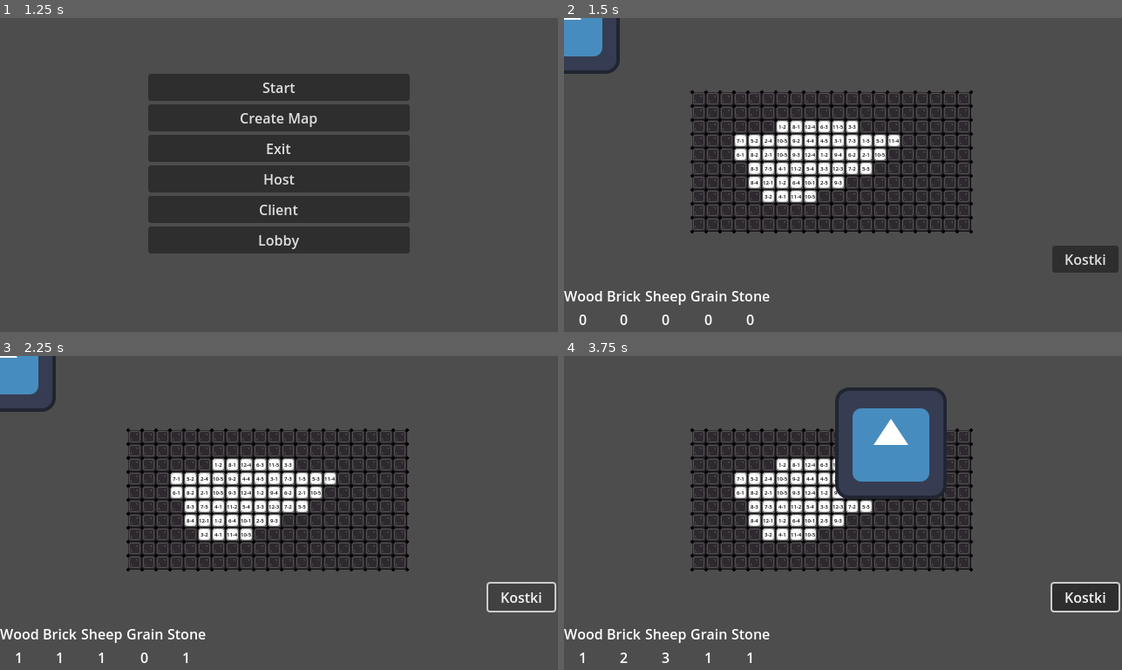
Above: before the commit, frames 1-4 (two rows, left to right).
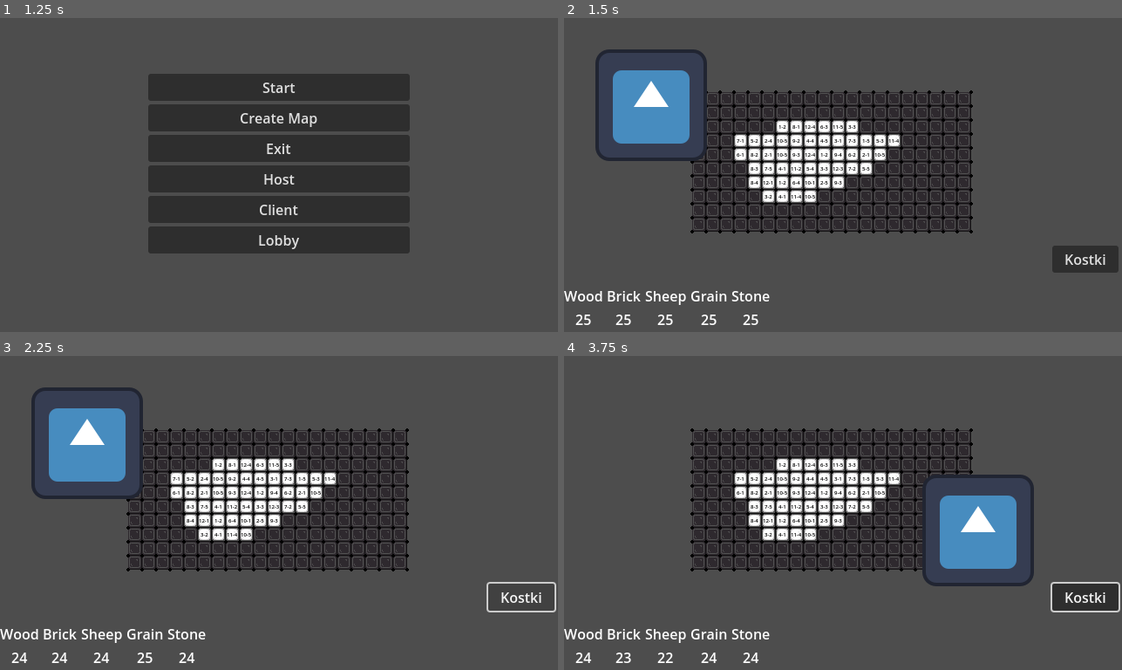
Above: after the commit, the same moments.

Repository: Mori656/Kwadratan
Game: Godot game, scene res://Scenes/Menu.tscn
The game is run twice, just before and just after one commit, with the same random seed, the same clock (stepped at 60 frames per second) and the same inputs. The engine's default icon, where the game draws it, is replaced by a stand-in: a white triangle on a blue panel in a dark square.
Inputs (mouse positions are in pixels of both pictures, inside the frame that each line leads up to):
- Up to frame 1 (1.25 s): click "Start" at 0.5 s
- Up to frame 2 (1.5 s): click "Start" at 1.25 s
- Up to frame 3 (2.25 s): click "Kostki" at 2 s
- Up to frame 4 (3.75 s): tap Enter at 2.75 s; move the mouse to (965, 497) at 2.77 s; hold Right (ui_right) 2.78-3.53 s; click (965, 497) at 2.92 s; move the mouse to (731, 528) at 3.52 s; hold Down (ui_down) from 3.53 s (still down)

Frame 1 is identical in both runs. In frame 2, 5.6% of the frame differs, in the area x 0-35%, y 0-98%; in frame 3, 5.6%; in frame 4, 10%, in the area x 2-85%, y 10-98%.

Commit message:
Poprawienie działania kostek

Diff:
--- a/Scenes/Game.tscn
+++ b/Scenes/Game.tscn
@@ -2,8 +2,8 @@
 
 [ext_resource type="Script" uid="uid://dwasi7octr36h" path="res://Scripts/game.gd" id="1_iukft"]
 [ext_resource type="PackedScene" uid="uid://c14xj5cuf1xce" path="res://Scenes/GameGUI.tscn" id="2_gl6un"]
-[ext_resource type="Script" uid="uid://dp30iiy7ugu3l" path="res://Scripts/inventory.gd" id="3_j5yw3"]
 [ext_resource type="Script" uid="uid://fretbchkvywe" path="res://Scripts/coop_spawner.gd" id="5_b2bpf"]
+[ext_resource type="Script" uid="uid://lojug5jaedq7" path="res://Scripts/bank_inventory.gd" id="6_2irst"]
 [ext_resource type="PackedScene" uid="uid://773gltt1df8d" path="res://Scenes/Player.tscn" id="6_7lihs"]
 [ext_resource type="PackedScene" path="res://Scenes/Maps/lol.tscn" id="6_fgofq"]
 
@@ -11,9 +11,6 @@
 script = ExtResource("1_iukft")
 
 [node name="GUI" parent="." instance=ExtResource("2_gl6un")]
-
-[node name="Inventory" type="Node2D" parent="."]
-script = ExtResource("3_j5yw3")
 
 [node name="CoopSpawner" type="MultiplayerSpawner" parent="."]
 _spawnable_scenes = PackedStringArray("uid://773gltt1df8d")
@@ -23,3 +20,6 @@
 
 [node name="Map" parent="." instance=ExtResource("6_fgofq")]
 position = Vector2(155, 93)
+
+[node name="Bank_Inventory" type="Node2D" parent="."]
+script = ExtResource("6_2irst")
--- a/Scenes/Player.tscn
+++ b/Scenes/Player.tscn
@@ -1,7 +1,8 @@
-[gd_scene load_steps=5 format=3 uid="uid://773gltt1df8d"]
+[gd_scene load_steps=6 format=3 uid="uid://773gltt1df8d"]
 
 [ext_resource type="Script" uid="uid://dxot1n64bdhpv" path="res://Scripts/player.gd" id="1_kyqiw"]
 [ext_resource type="Texture2D" uid="uid://dvchr7gpc7u2l" path="res://Assets/icon.svg" id="2_gntrk"]
+[ext_resource type="Script" uid="uid://dp30iiy7ugu3l" path="res://Scripts/player_inventory.gd" id="3_gntrk"]
 
 [sub_resource type="RectangleShape2D" id="RectangleShape2D_kyqiw"]
 
@@ -27,3 +28,6 @@
 
 [node name="MultiplayerSynchronizer" type="MultiplayerSynchronizer" parent="."]
 replication_config = SubResource("SceneReplicationConfig_dewec")
+
+[node name="Inventory" type="Node2D" parent="."]
+script = ExtResource("3_gntrk")
--- /dev/null
+++ b/Scripts/bank_inventory.gd
@@ -0,0 +1,31 @@
+extends Node2D
+
+var resources = {"wood":25, "brick":25, "sheep":25, "grain":25, "stone":25}
+
+func on_dice_rolled(res):
+	if multiplayer.is_server():
+		print("To jest serwer — rozdajemy lokalnie")
+		give_resource_to_players_by_dice(res)
+	else:
+		print("To jest klient — wysyłamy do serwera rpc_id(1)")
+		rpc_id(1, "give_resource_to_players_by_dice", res)
+
+@rpc("any_peer")
+func give_resource_to_players_by_dice(res):
+	print("Przydzialanie surowców")
+	for player in get_tree().get_nodes_in_group("players"):
+		if take_resource(res, 1): # zabieramy 1 surowiec z banku
+			player.rpc("give_resource_to_player", res, 1)
+		else:
+			print("Bank nie ma wystarczającej ilości zasobu: ", res)
+	rpc("update_resource_count", resources)
+
+func take_resource(res: String, count: int) -> bool:
+	if resources.has(res) and resources[res] >= count:
+		resources[res] -= count
+		return true
+	return false
+
+@rpc("call_remote")
+func update_resource_count(new_resources: Dictionary):
+	resources = new_resources
--- a/Scripts/coop_spawner.gd
+++ b/Scripts/coop_spawner.gd
@@ -8,19 +8,27 @@
 func spawn_player(id: int) -> void:
 	if !multiplayer.is_server(): return
 
-	var player: Node = player_scene.instantiate()
-	player.name = str(id)
+	var player: Node2D = player_scene.instantiate()
+	player.add_to_group("players")
 
-	# WYLICZ numer gracza na podstawie peer_id (posortuj wszystkich graczy)
+	# WYLICZ numer gracza
 	var ids := multiplayer.get_peers()
-	ids.append(multiplayer.get_unique_id())  # dodaj też siebie (hosta)
+	ids.append(multiplayer.get_unique_id())
 	ids = ids.duplicate()
-	ids.sort()  # rosnąco
+	ids.sort()
 
-	var player_number := ids.find(id) + 1  # +1 bo index od 0
+	var player_number := ids.find(id) + 1
+	player.name = "Player%d" % player_number
 
-	# Ustaw label "Player X"
-	if player.has_method("set_player_label"):
-		player.set_player_label("Player %d" % player_number)
+	# WYLICZ UNIKALNĄ POZYCJĘ
+	var spawn_base_position := Vector2(100, 100)
+	var offset := Vector2(100 * (player_number - 1), 0)
+	var final_position := spawn_base_position + offset
 
+	player.position = final_position
+
+	# Dodanie do sceny
 	get_node(spawn_path).call_deferred("add_child", player)
+
+	# Powiedz klientowi, gdzie jest jego postać (tylko jemu)
+	player.rpc_id(id, "set_initial_position", final_position)
--- a/Scripts/game.gd
+++ b/Scripts/game.gd
@@ -15,6 +15,8 @@
 	if Input.is_action_just_pressed("ui_cancel"):
 		get_tree().change_scene_to_file("res://Scenes/Menu.tscn")
 
-@rpc("authority")
+@rpc("any_peer")
 func request_spawn(id: int):
+	if multiplayer.is_server():
+		return
 	$CoopSpawner.spawn_player(id)
--- a/Scripts/game_gui.gd
+++ b/Scripts/game_gui.gd
@@ -4,7 +4,7 @@
 var k2 = 0
 var map_tiles = -1
 var resource_dict = {1:"wood", 2:"brick", 3:"sheep", 4:"grain", 5:"stone"}
-@onready var inventory = get_node("../Inventory")
+@onready var inventory = $"../Bank_Inventory"
 @onready var wood_label = $ResourceContainer/WoodContainer/Count
 @onready var brick_label = $ResourceContainer/BrickContainer/Count
 @onready var sheep_label = $ResourceContainer/SheepContainer3/Count
@@ -24,19 +24,20 @@
 	grain_label.text = str(inventory.resources["grain"])
 	stone_label.text = str(inventory.resources["stone"])
 
-func update_cient_gui():
-	update_gui()
-
 func _on_button_pressed() -> void:
 	k1 = randi() % 6 + 1
 	k2 = randi() % 6 + 1
+
+	print("Kostka 1:", k1)
+	print("Kostka 2:", k2)
+
+	give_resources()
+	update_gui()
+	pass
+
+func give_resources() -> void:
 	for tile in map_tiles.get_children():
 		if tile.get_value() == k1 + k2:
-			inventory.add_resource(resource_dict[tile.get_resource()], 1)
+			inventory.on_dice_rolled(resource_dict[tile.get_resource()])
 			pass
 		pass
-	print("Kostka 1:", k1)
-	print("Kostka 2:", k2)
-	update_gui()
-	rpc("update_cient_gui")
-	pass # Replace with function body.
--- a/Scripts/inventory.gd
+++ /dev/null
@@ -1,8 +0,0 @@
-extends Node2D
-
-var resources = {"wood":0, "brick":0, "sheep":0, "grain":0, "stone":0}
-
-func add_resource(res,count):
-	if res in resources:
-		resources[res] += count
-		print("Dodano " + res)
--- a/Scripts/map.gd
+++ b/Scripts/map.gd
@@ -4,38 +4,64 @@
 var resource_pool = []
 
 func _ready():
-	print("Załadowano mapę")
-	roll_and_set_numbers()
-	roll_and_set_resources()
+	if multiplayer.is_server():
+		print("Załadowano mapę na serwerze")
+		roll_and_set_numbers()
+		roll_and_set_resources()
 
 func roll_and_set_numbers():
 	if numbers_pool.is_empty():
 		numbers_pool = [1,2,3,4,5,6,7,8,9,10,11,12]
 		numbers_pool.shuffle()
 
+	var rolled_numbers = []
+
 	for tile in $tiles.get_children():
 		if tile.active:
 			if numbers_pool.is_empty():
-				# Resetowanie puli
 				numbers_pool = [1,2,3,4,5,6,7,8,9,10,11,12]
 				numbers_pool.shuffle()
 
 			var number = numbers_pool.pop_back()
+			rolled_numbers.append(number)
 			tile.set_value(number)
+
+	# Przekazanie danych do klientów
+	rpc("apply_rolled_numbers", rolled_numbers)
 	print("Losowanie liczb na polach")
+
+@rpc("authority", "call_remote")
+func apply_rolled_numbers(numbers: Array):
+	var i = 0
+	for tile in $tiles.get_children():
+		if tile.active and i < numbers.size():
+			tile.set_value(numbers[i])
+			i += 1
 
 func roll_and_set_resources():
 	if resource_pool.is_empty():
 		resource_pool = [1,2,3,4,5]
 		resource_pool.shuffle()
 
+	var rolled_resources = []
+
 	for tile in $tiles.get_children():
 		if tile.active:
 			if resource_pool.is_empty():
-				# Resetowanie puli
 				resource_pool = [1,2,3,4,5]
 				resource_pool.shuffle()
 
 			var resource = resource_pool.pop_back()
+			rolled_resources.append(resource)
 			tile.set_resource(resource)
+
+	rpc("apply_rolled_resources", rolled_resources)
 	print("Losowanie surowców na polach")
+
+@rpc("authority", "call_remote")
+func apply_rolled_resources(resources: Array):
+	var i = 0
+	for tile in $tiles.get_children():
+		if tile.active and i < resources.size():
+			tile.set_resource(resources[i])
+			i += 1
--- a/Scripts/menu.gd
+++ b/Scripts/menu.gd
@@ -32,6 +32,6 @@
 	print(selected_map_path)
 	$MapSelector.hide()
 
-@rpc("any_peer")
+@rpc("authority")
 func change_map(scene_path: String):
 	get_tree().change_scene_to_file(scene_path)
--- a/Scripts/player.gd
+++ b/Scripts/player.gd
@@ -7,7 +7,17 @@
 	velocity = Input.get_vector("ui_left", "ui_right", "ui_up", "ui_down") * 500.0
 	move_and_slide()
 
-func set_player_label(text: String) -> void:
-	var label := get_node_or_null("Label")
-	if label:
-		label.text = text
+#func set_player_label(text: String) -> void:
+	#var label := get_node_or_null("Label")
+	#if label:
+		#label.text = text
+
+@rpc("any_peer")
+func give_resource_to_player(res: String, count: int):
+	var inventory = get_node("Inventory")
+	print("Gracz ", name, " otrzymał ", count, " ", res)
+	inventory.add_resource(res, count)
+
+@rpc("authority")
+func set_initial_position(pos: Vector2) -> void:
+	position = pos
--- /dev/null
+++ b/Scripts/player_inventory.gd
@@ -0,0 +1,10 @@
+extends Node2D
+
+var resources = {"wood":0, "brick":0, "sheep":0, "grain":0, "stone":0}
+
+func add_resource(res: String, count: int):
+	if not resources.has(res):
+		resources[res] = 0
+	resources[res] += count
+	print("Dodano do ekwipunku: ", count, " ", res)
+	print("Aktualny stan surowca ", res, " to ", resources[res])
Not shown: 1 places in Scenes/Menu.tscn that only renumber resources
Not shown, added: Scripts/bank_inventory.gd.uid
Renamed: Scripts/inventory.gd.uid -> Scripts/player_inventory.gd.uid
